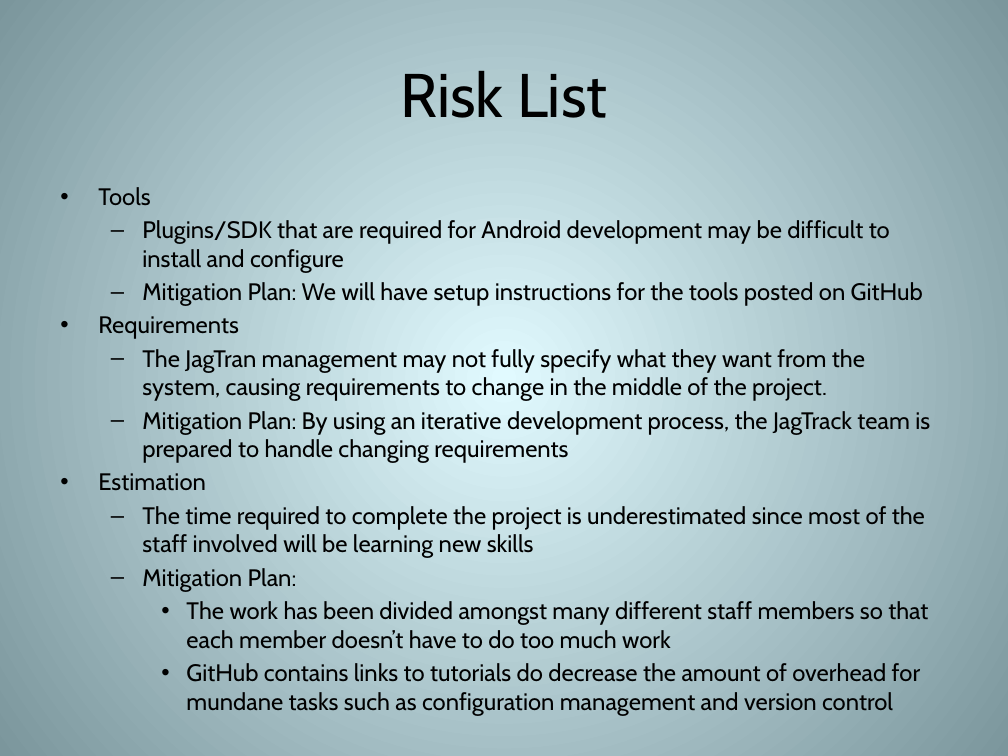
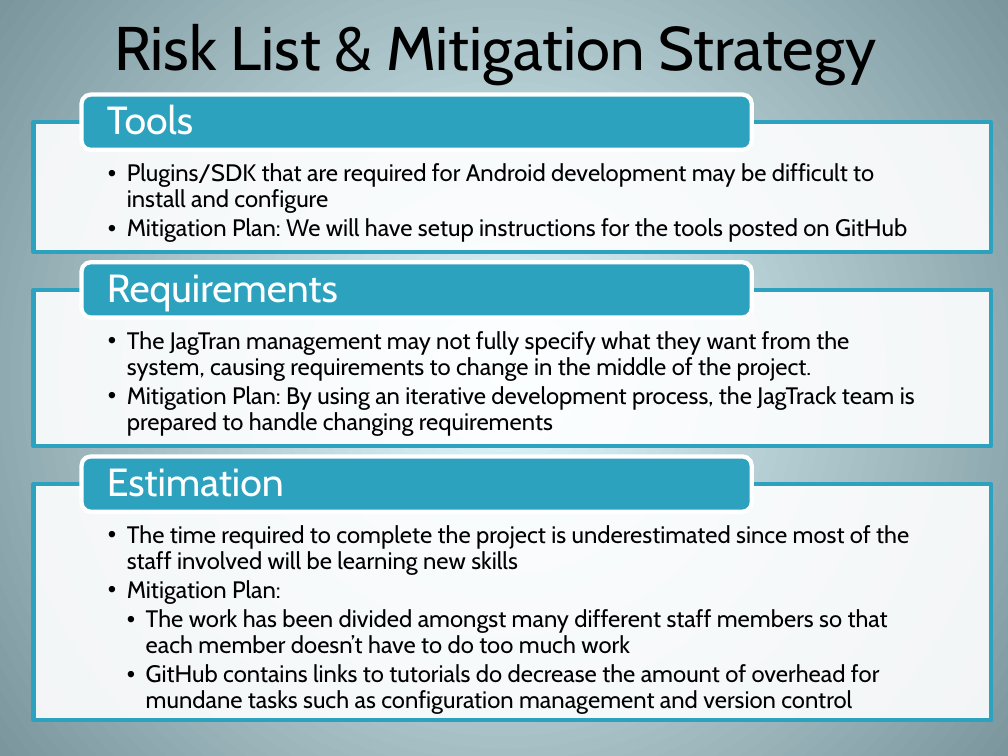
Before and after one commit to hjc/JagTrack, a slide deck: slide 11 of LCO_Brief_Placeholder/Deliverables/lco-briefing.pptx (slide 10 before the commit). Drawn at 1008x756 pixels with LibreOffice and Linux fonts; fonts in the diff are those of the drawing. Boxes give left, top, right and bottom in pixels: in the first picture for what was removed or moved away, otherwise in the second. Text is boxed around its words. In the diff, an @@ line names an element or a change of style, - is before the commit and + after.

Commit message:
Final ppts

```diff
--- a/LCO_Brief_Placeholder/Deliverables/lco-briefing.pptx
+++ b/LCO_Brief_Placeholder/Deliverables/lco-briefing.pptx
@@ text at box(114, 24, 876, 84): text changed @@
-Risk List
+Risk List & Mitigation Strategy
@@ text removed at box(98, 187, 930, 682) @@
-• Tools
-  – Plugins/SDK that are required for Android development may be difficult to install and configure
-  – Mitigation Plan: We will have setup instructions for the tools posted on GitHub
-• Requirements
-  – The JagTran management may not fully specify what they want from the system, causing requirements to change in the middle of the project.
-  – Mitigation Plan: By using an iterative development process, the JagTrack team is prepared to handle changing requirements
-• Estimation
-  – The time required to complete the project is underestimated since most of the staff involved will be learning new skills
-  – Mitigation Plan:
-    • The work has been divided amongst many different staff members so that each member doesn’t have to do too much work
-    • GitHub contains links to tutorials do decrease the amount of overhead for mundane tasks such as configuration management and version control
@@ group added at box(33, 95, 991, 720): 6 texts, 3 rectangles, 3 rounded rectangles @@
+  •• Plugins/SDK that are required for Android development may be difficult to install and configure
+  •• Mitigation Plan: We will have setup instructions for the tools posted on GitHub
+Tools
+  •• The JagTran management may not fully specify what they want from the system, causing requirements to change in the middle of the project.
+  •• Mitigation Plan: By using an iterative development process, the JagTrack team is prepared to handle changing requirements
+Requirements
+  •• The time required to complete the project is underestimated since most of the staff involved will be learning new skills
+  •• Mitigation Plan:
+    •• The work has been divided amongst many different staff members so that each member doesn’t have to do too much work
+    •• GitHub contains links to tutorials do decrease the amount of overhead for mundane tasks such as configuration management and version control
+Estimation
```
Also in this commit, not shown: 14 other slides changed, 4 slides added, 5 slides removed, 2 other files.
